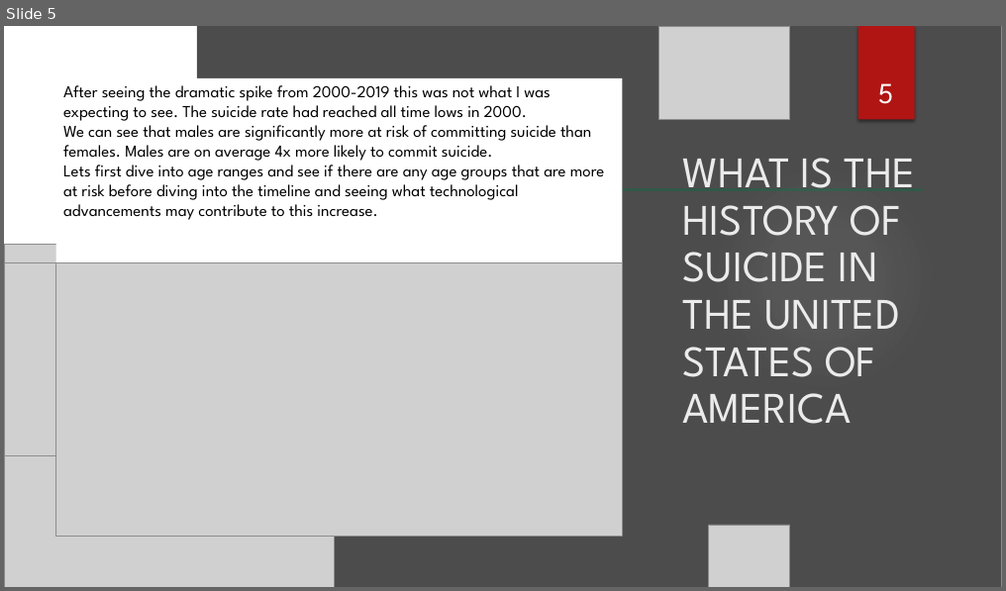
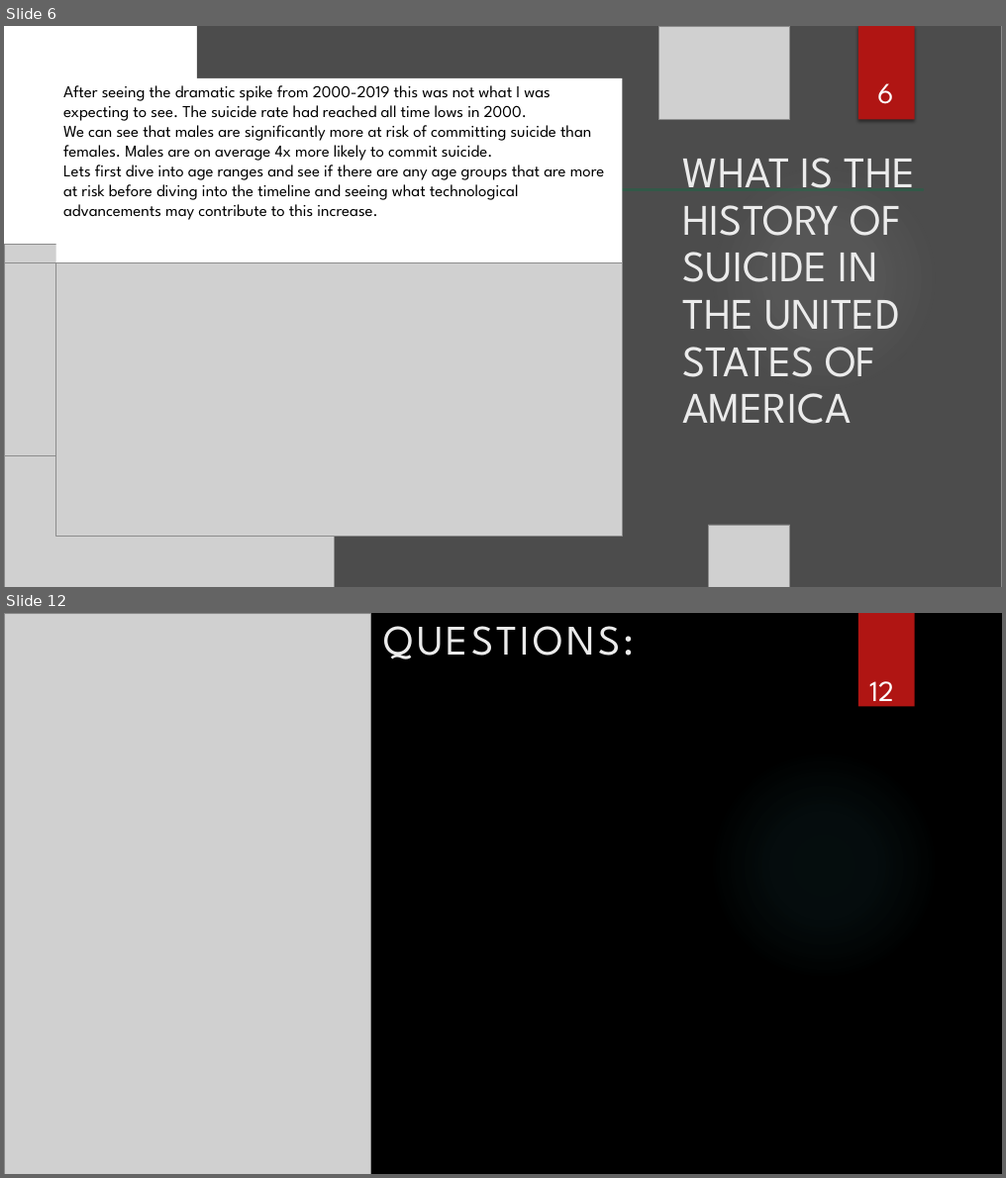
Before and after one commit to RussellBracey/Capston_rb, a slide deck: powerpoint/capstone_powerpoint.pptx. Shown one above the other, each under a label of ours: slide 5 before the commit, slides 6 and 12 after it; the slides between them are not shown. The pictures are 1006x591 and 1006x1178 pixels, drawn with LibreOffice and Linux fonts; fonts in the diff are those of the drawing; grey boxes stand for pictures; background and template pictures are left out. Boxes give left, top, right and bottom in pixels: in the first picture for what was removed or moved away, otherwise in the second. Text is boxed around its words. In the diff, an @@ line names an element or a change of style, - is before the commit and + after.

```diff
--- a/powerpoint/capstone_powerpoint.pptx
+++ b/powerpoint/capstone_powerpoint.pptx
@@ slide 12 added at (4, 613, 1002, 1174), background picture (left out) @@
@@ picture added at (4, 613, 371, 1174) @@
@@ title added at (384, 626, 635, 660), 40.5 pt, text #EBEBEB @@
+QUESTIONS:
@@ rectangle added at (858, 613, 915, 707), fill #B01513 @@
@@ text added at (869, 681, 894, 711), 28 pt, text #FFFFFF @@
+12
@@ ellipse added at (709, 750, 939, 980), fill gradient #50B9C1 @@
@@ what was slide 5 is now slide 6 @@
@@ page number at (877, 83, 893, 104): text changed @@
-5
+6
```
Also in this commit, not shown: 5 slides changed, 4 other slides added, 3 slides removed, 2 other files.
